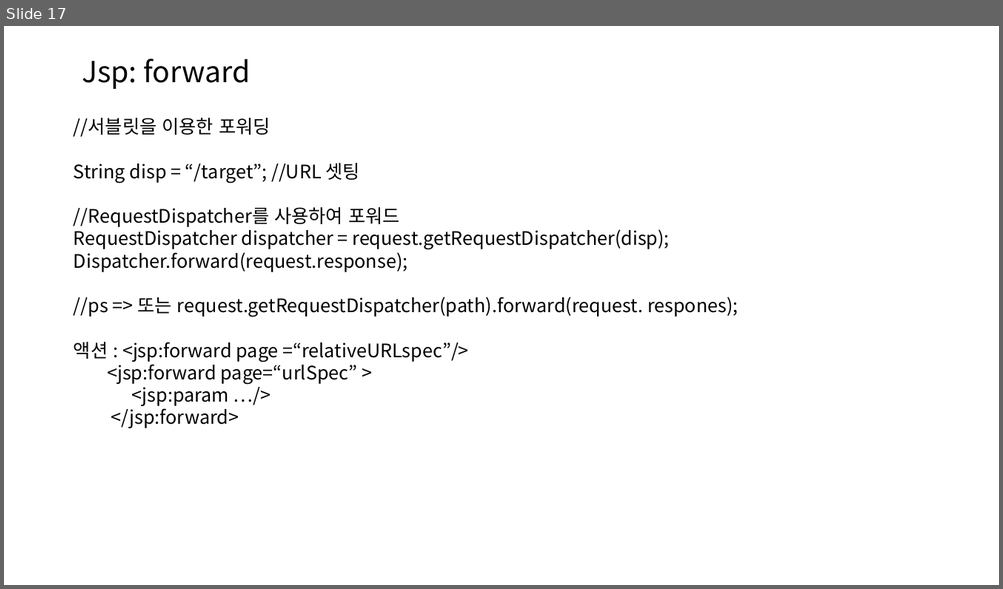
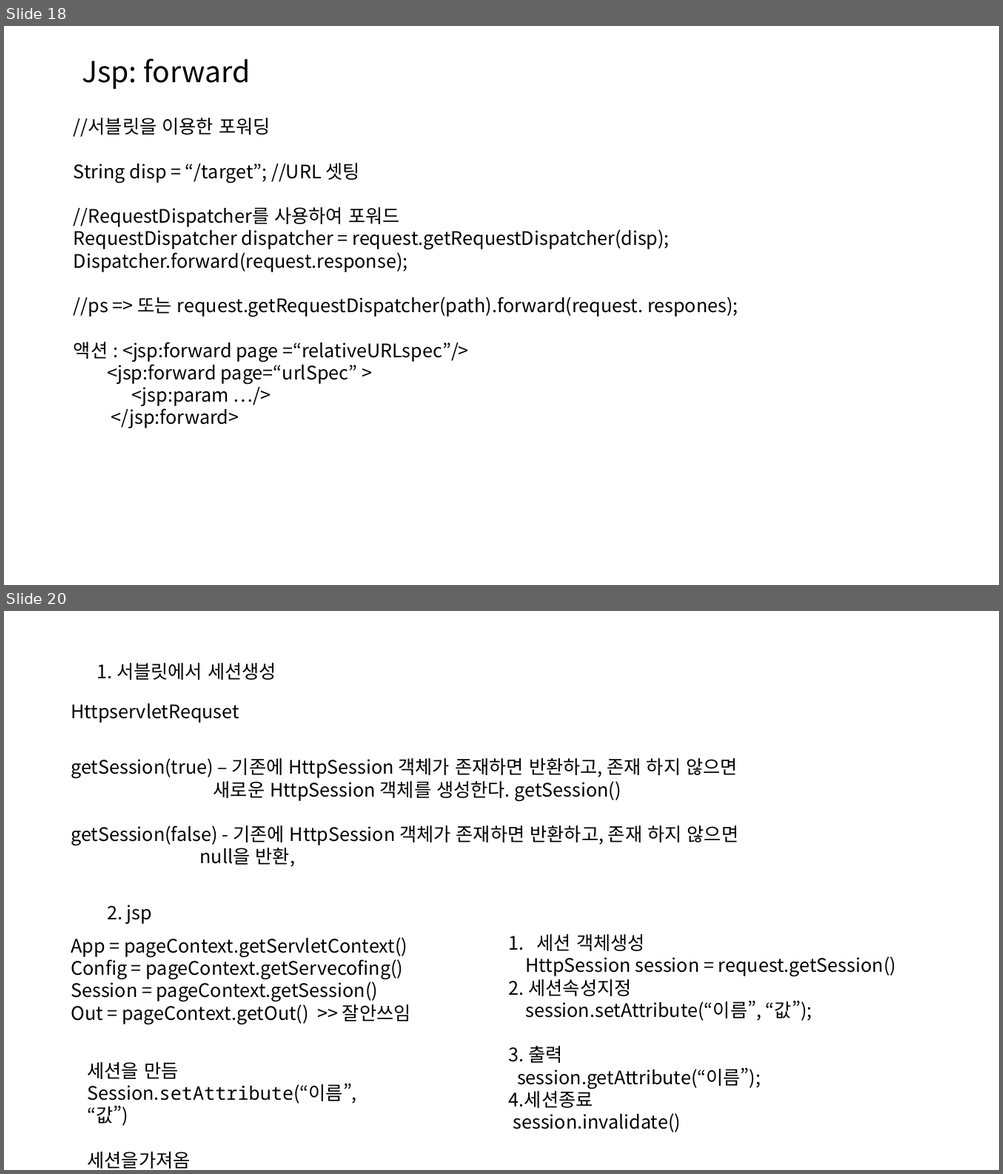
Before and after one commit to ChaeKyungChul/Document.File, a slide deck: 문서/자바/2024-03-06 java.pptx. Shown one above the other, each under a label of ours: slide 17 before the commit, slides 18 and 20 after it; the slides between them are not shown. The pictures are 1003x589 and 1003x1174 pixels, drawn with LibreOffice and Linux fonts; fonts in the diff are those of the drawing. Boxes give left, top, right and bottom in pixels: in the first picture for what was removed or moved away, otherwise in the second. Text is boxed around its words. In the diff, an @@ line names an element or a change of style, - is before the commit and + after.

```diff
--- a/문서/자바/2024-03-06 java.pptx
+++ b/문서/자바/2024-03-06 java.pptx
@@ slide 20 added at bbox=[4, 611, 999, 1170], background #FFFFFF @@
@@ text added at bbox=[96, 663, 276, 680], 18 pt, text #000000 @@
+1. 서블릿에서 세션생성
@@ text added at bbox=[71, 703, 239, 723], 18 pt, text #000000 @@
+HttpservletRequset
@@ text added at bbox=[71, 758, 739, 867], 18 pt, text #000000 @@
+getSession(true) – 기존에 HttpSession 객체가 존재하면 반환하고, 존재 하지 않으면
+새로운 HttpSession 객체를 생성한다. getSession()
+getSession(false) - 기존에 HttpSession 객체가 존재하면 반환하고, 존재 하지 않으면
+null을 반환,
@@ text added at bbox=[107, 905, 152, 924], 18 pt, text #000000 @@
+2. jsp
@@ text added at bbox=[71, 937, 411, 1025], 18 pt, text #000000 @@
+App = pageContext.getServletContext()
+Config = pageContext.getServecofing()
+Session = pageContext.getSession()
+Out = pageContext.getOut() >> 잘안쓰임
@@ text added at bbox=[509, 934, 896, 1133], 18 pt, text #000000 @@
+1. 세션 객체생성
+HttpSession session = request.getSession()
+2. 세션속성지정
+session.setAttribute(“이름”, “값”);
+3. 출력
+session.getAttribute(“이름”);
+4.세션종료
+session.invalidate()
@@ text added at bbox=[88, 1062, 357, 1169], 18 pt, text #000000 @@
+세션을 만듬
+Session.setAttribute(“이름”, “값”)
+세션을가져옴
@@ what was slide 17 is now slide 18 @@
```
Also in this commit, not shown: 11 other slides added, 2 slides removed, 20 other files.
